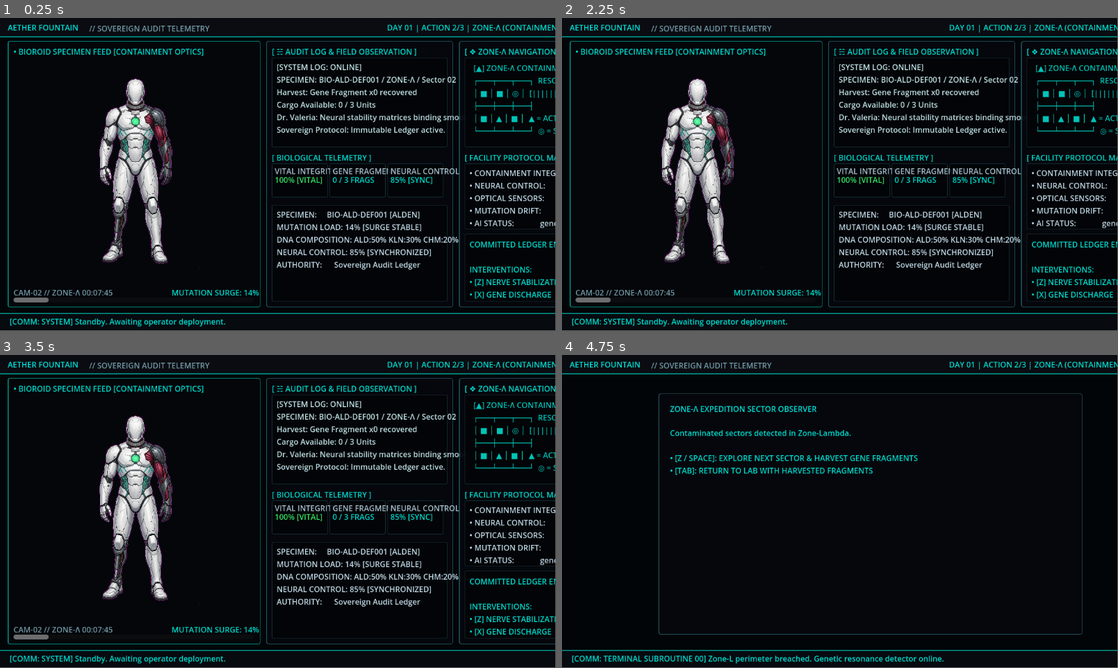
Above: before the commit, frames 1-4 (two rows, left to right).
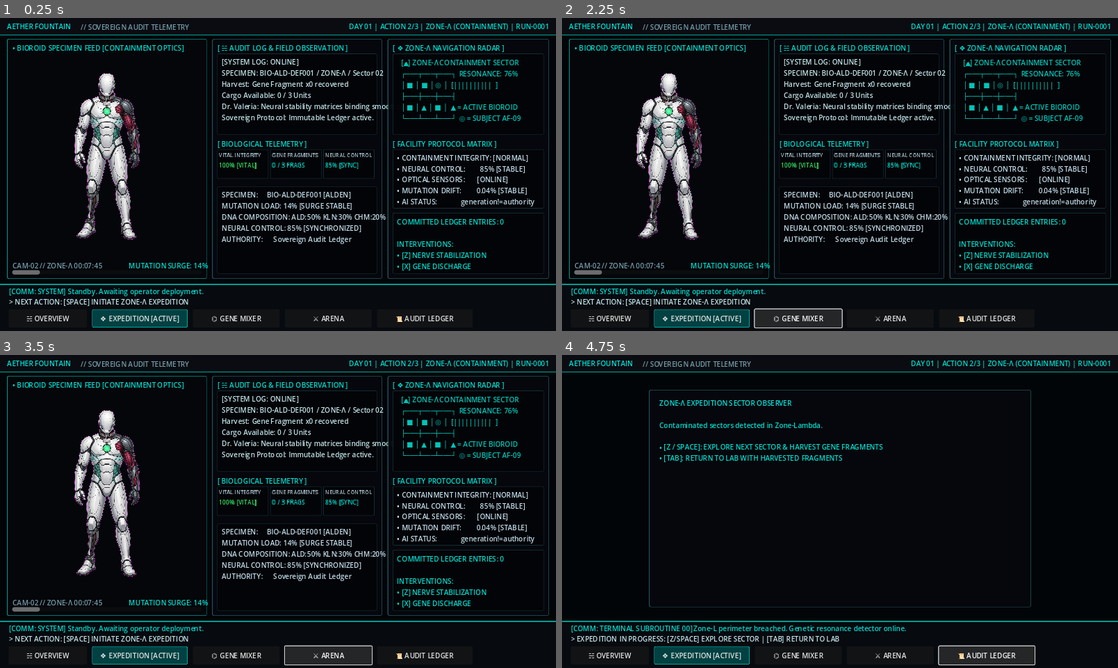
Above: after the commit, the same moments.

Repository: zerospawn01-coder/scratch
Game: Godot game, scene res://scenes/main_terminal.tscn
The game is run twice, just before and just after one commit, with the same random seed, the same clock (stepped at 60 frames per second) and the same inputs.
Inputs (mouse positions are in pixels of both pictures, inside the frame that each line leads up to):
- Up to frame 1 (0.25 s): no input
- Up to frame 2 (2.25 s): click (612, 318) at 0.5 s, where only the run after the commit has a clickable "☵ OVERVIEW"; click (701, 318) at 1.25 s, where only the run after the commit has a clickable "❖ EXPEDITION [ACTIVE]"; click (795, 318) at 2 s, where only the run after the commit has a clickable "⌬ GENE MIXER"
- Up to frame 3 (3.5 s): click (328, 655) at 2.75 s, where only the run after the commit has a clickable "⚔ ARENA"
- Up to frame 4 (4.75 s): click (984, 655) at 3.5 s, where only the run after the commit has a clickable "📜 AUDIT LEDGER"; tap Enter at 4.25 s; hold Right (ui_right) from 4.28 s (still down); hold Z (action_attack) from 4.28 s (still down); tap Space at 4.52 s
In our replay, the window is 799x449 before the commit and 800x450 after it. These sizes can differ from the game's own. Grey fills any space a smaller window leaves; there, only what the larger window draws over its background counts as a difference.

The runs differ from the first frame. In frame 1, 27% of the frame differs, in the area x 0-100%, y 1-99%; in frame 2, 27%; in frame 3, 27%, in the area x 0-100%, y 1-100%; in frame 4, 9.8%.

Commit message:
fix(ui): enforce 1280x720 project viewport and rebalance 3-column widths to eliminate text clipping

Diff:
--- a/biosynthesized-grey-zone-loop/loop/state.json
+++ b/biosynthesized-grey-zone-loop/loop/state.json
@@ -1,7 +1,7 @@
 {
     "status":  "READY_FOR_HUMAN_REVIEW",
     "current_iteration":  0,
-    "last_run_timestamp":  "2026-08-23T18:31:29Z",
+    "last_run_timestamp":  "2026-08-23T18:48:24Z",
     "last_gate_result":  "PASS",
     "passed_gates":  [
                          "scripts/test_terminal_flow_gate.gd",
--- a/biosynthesized-grey-zone-loop/project.godot
+++ b/biosynthesized-grey-zone-loop/project.godot
@@ -33,6 +33,15 @@
 ]
 }
 
+[display]
+
+window/size/viewport_width=1280
+window/size/viewport_height=720
+window/size/window_width_override=1280
+window/size/window_height_override=720
+window/stretch/mode="canvas_items"
+window/stretch/aspect="keep"
+
 [rendering]
 
 textures/canvas_textures/default_texture_filter=0
--- a/biosynthesized-grey-zone-loop/scenes/main_terminal.tscn
+++ b/biosynthesized-grey-zone-loop/scenes/main_terminal.tscn
@@ -132,7 +132,7 @@
 layout_mode = 0
 offset_left = 16.0
 offset_top = 48.0
-offset_right = 540.0
+offset_right = 476.0
 offset_bottom = 600.0
 theme_override_styles/panel = SubResource("StyleBoxFlat_panel_cyan")
 
@@ -156,9 +156,9 @@
 
 [node name="NoiseGaugeLabel" type="Label" parent="Views/TerminalView/LiveFeedFrame"]
 layout_mode = 0
-offset_left = 340.0
+offset_left = 280.0
 offset_top = 510.0
-offset_right = 510.0
+offset_right = 448.0
 offset_bottom = 530.0
 theme_override_colors/font_color = Color(0.0, 0.85, 0.8, 1)
 text = "MUTATION SURGE: 14%"
@@ -167,25 +167,25 @@
 layout_mode = 0
 offset_left = 12.0
 offset_top = 532.0
-offset_right = 510.0
+offset_right = 448.0
 offset_bottom = 542.0
 value = 14.0
 show_percentage = false
 
 [node name="SpecimenVisual" type="TextureRect" parent="Views/TerminalView/LiveFeedFrame"]
 layout_mode = 0
-offset_left = 90.0
+offset_left = 55.0
 offset_top = 70.0
-offset_right = 440.0
+offset_right = 405.0
 offset_bottom = 470.0
 expand_mode = 1
 stretch_mode = 5
 
 [node name="CenterConsolePanel" type="Panel" parent="Views/TerminalView"]
 layout_mode = 0
-offset_left = 552.0
+offset_left = 488.0
 offset_top = 48.0
-offset_right = 940.0
+offset_right = 880.0
 offset_bottom = 600.0
 theme_override_styles/panel = SubResource("StyleBoxFlat_panel_cyber_slate")
 
@@ -202,7 +202,7 @@
 layout_mode = 0
 offset_left = 12.0
 offset_top = 34.0
-offset_right = 376.0
+offset_right = 380.0
 offset_bottom = 220.0
 theme_override_styles/panel = SubResource("StyleBoxFlat_subbox")
 
@@ -210,7 +210,7 @@
 layout_mode = 0
 offset_left = 10.0
 offset_top = 8.0
-offset_right = 354.0
+offset_right = 358.0
 offset_bottom = 175.0
 theme_override_colors/font_color = Color(0.75, 0.88, 0.9, 1)
 text = "[SYSTEM LOG: ONLINE]
@@ -233,76 +233,82 @@
 layout_mode = 0
 offset_left = 12.0
 offset_top = 254.0
-offset_right = 376.0
-offset_bottom = 410.0
+offset_right = 380.0
+offset_bottom = 330.0
 columns = 3
 
 [node name="BoxDamage" type="Panel" parent="Views/TerminalView/CenterConsolePanel/TelemetryGrid"]
-custom_minimum_size = Vector2(116, 70)
+custom_minimum_size = Vector2(118, 68)
 layout_mode = 2
 theme_override_styles/panel = SubResource("StyleBoxFlat_subbox")
 
 [node name="Lbl" type="Label" parent="Views/TerminalView/CenterConsolePanel/TelemetryGrid/BoxDamage"]
 layout_mode = 0
-offset_left = 6.0
+offset_left = 4.0
 offset_top = 4.0
-offset_right = 110.0
+offset_right = 114.0
 offset_bottom = 20.0
+theme_override_font_sizes/font_size = 12
 theme_override_colors/font_color = Color(0.65, 0.75, 0.8, 1)
 text = "VITAL INTEGRITY"
 
 [node name="Val" type="Label" parent="Views/TerminalView/CenterConsolePanel/TelemetryGrid/BoxDamage"]
 layout_mode = 0
-offset_left = 6.0
-offset_top = 22.0
-offset_right = 110.0
-offset_bottom = 44.0
+offset_left = 4.0
+offset_top = 26.0
+offset_right = 114.0
+offset_bottom = 50.0
+theme_override_font_sizes/font_size = 14
 theme_override_colors/font_color = Color(0.2, 0.9, 0.4, 1)
 text = "100% [VITAL]"
 
 [node name="BoxCargo" type="Panel" parent="Views/TerminalView/CenterConsolePanel/TelemetryGrid"]
-custom_minimum_size = Vector2(116, 70)
+custom_minimum_size = Vector2(118, 68)
 layout_mode = 2
 theme_override_styles/panel = SubResource("StyleBoxFlat_subbox")
 
 [node name="Lbl" type="Label" parent="Views/TerminalView/CenterConsolePanel/TelemetryGrid/BoxCargo"]
 layout_mode = 0
-offset_left = 6.0
+offset_left = 4.0
 offset_top = 4.0
-offset_right = 110.0
+offset_right = 114.0
 offset_bottom = 20.0
+theme_override_font_sizes/font_size = 12
 theme_override_colors/font_color = Color(0.65, 0.75, 0.8, 1)
 text = "GENE FRAGMENTS"
 
 [node name="Val" type="Label" parent="Views/TerminalView/CenterConsolePanel/TelemetryGrid/BoxCargo"]
 layout_mode = 0
-offset_left = 6.0
-offset_top = 22.0
-offset_right = 110.0
-offset_bottom = 44.0
+offset_left = 4.0
+offset_top = 26.0
+offset_right = 114.0
+offset_bottom = 50.0
+theme_override_font_sizes/font_size = 14
 theme_override_colors/font_color = Color(0.0, 0.85, 0.8, 1)
 text = "0 / 3 FRAGS"
 
 [node name="BoxStability" type="Panel" parent="Views/TerminalView/CenterConsolePanel/TelemetryGrid"]
-custom_minimum_size = Vector2(116, 70)
+custom_minimum_size = Vector2(118, 68)
 layout_mode = 2
 theme_override_styles/panel = SubResource("StyleBoxFlat_subbox")
 
 [node name="Lbl" type="Label" parent="Views/TerminalView/CenterConsolePanel/TelemetryGrid/BoxStability"]
 layout_mode = 0
-offset_left = 6.0
+offset_left = 4.0
 offset_top = 4.0
-offset_right = 110.0
+offset_right = 114.0
 offset_bottom = 20.0
+theme_override_font_sizes/font_size = 12
 theme_override_colors/font_color = Color(0.65, 0.75, 0.8, 1)
 text = "NEURAL CONTROL"
 
 [node name="Val" type="Label" parent="Views/TerminalView/CenterConsolePanel/TelemetryGrid/BoxStability"]
 layout_mode = 0
-offset_left = 6.0
-offset_top = 22.0
-offset_right = 110.0
-offset_bottom = 44.0
+offset_left = 4.0
+offset_top = 26.0
+offset_right = 114.0
+offset_bottom = 50.0
+theme_override_font_sizes/font_size = 14
 theme_override_colors/font_color = Color(0.0, 0.85, 0.8, 1)
 text = "85% [SYNC]"
 
@@ -310,7 +316,7 @@
 layout_mode = 0
 offset_left = 12.0
 offset_top = 340.0
-offset_right = 376.0
+offset_right = 380.0
 offset_bottom = 540.0
 theme_override_styles/panel = SubResource("StyleBoxFlat_subbox")
 
@@ -318,7 +324,7 @@
 layout_mode = 0
 offset_left = 10.0
 offset_top = 8.0
-offset_right = 354.0
+offset_right = 358.0
 offset_bottom = 185.0
 theme_override_colors/font_color = Color(0.75, 0.85, 0.9, 1)
 text = "SPECIMEN:     BIO-ALD-DEF001 [ALDEN]
@@ -329,7 +335,7 @@
 
 [node name="RightConsolePanel" type="Panel" parent="Views/TerminalView"]
 layout_mode = 0
-offset_left = 952.0
+offset_left = 892.0
 offset_top = 48.0
 offset_right = 1264.0
 offset_bottom = 600.0
@@ -339,7 +345,7 @@
 layout_mode = 0
 offset_left = 12.0
 offset_top = 10.0
-offset_right = 220.0
+offset_right = 350.0
 offset_bottom = 30.0
 theme_override_colors/font_color = Color(0.0, 0.85, 0.8, 1)
 text = "[ ❖ ZONE-Λ NAVIGATION RADAR ]"
@@ -348,7 +354,7 @@
 layout_mode = 0
 offset_left = 12.0
 offset_top = 34.0
-offset_right = 300.0
+offset_right = 360.0
 offset_bottom = 220.0
 theme_override_styles/panel = SubResource("StyleBoxFlat_subbox")
 
@@ -356,7 +362,7 @@
 layout_mode = 0
 offset_left = 10.0
 offset_top = 10.0
-offset_right = 280.0
+offset_right = 340.0
 offset_bottom = 175.0
 theme_override_colors/font_color = Color(0.0, 0.85, 0.8, 0.9)
 text = "  [▲] ZONE-Λ CONTAINMENT SECTOR
@@ -370,7 +376,7 @@
 layout_mode = 0
 offset_left = 12.0
 offset_top = 230.0
-offset_right = 240.0
+offset_right = 350.0
 offset_bottom = 250.0
 theme_override_colors/font_color = Color(0.0, 0.85, 0.8, 1)
 text = "[ FACILITY PROTOCOL MATRIX ]"
@@ -379,7 +385,7 @@
 layout_mode = 0
 offset_left = 12.0
 offset_top = 254.0
-offset_right = 300.0
+offset_right = 360.0
 offset_bottom = 390.0
 theme_override_styles/panel = SubResource("StyleBoxFlat_subbox")
 
@@ -387,7 +393,7 @@
 layout_mode = 0
 offset_left = 10.0
 offset_top = 8.0
-offset_right = 280.0
+offset_right = 340.0
 offset_bottom = 125.0
 theme_override_colors/font_color = Color(0.75, 0.85, 0.9, 1)
 text = "• CONTAINMENT INTEGRITY: [NORMAL]
@@ -400,7 +406,7 @@
 layout_mode = 0
 offset_left = 12.0
 offset_top = 400.0
-offset_right = 300.0
+offset_right = 360.0
 offset_bottom = 540.0
 theme_override_styles/panel = SubResource("StyleBoxFlat_subbox")
 
@@ -408,7 +414,7 @@
 layout_mode = 0
 offset_left = 10.0
 offset_top = 10.0
-offset_right = 280.0
+offset_right = 340.0
 offset_bottom = 130.0
 theme_override_colors/font_color = Color(0.0, 0.85, 0.8, 1)
 text = "COMMITTED LEDGER ENTRIES: 0
Not shown, changed: biosynthesized-grey-zone-loop/loop/attempts.jsonl
